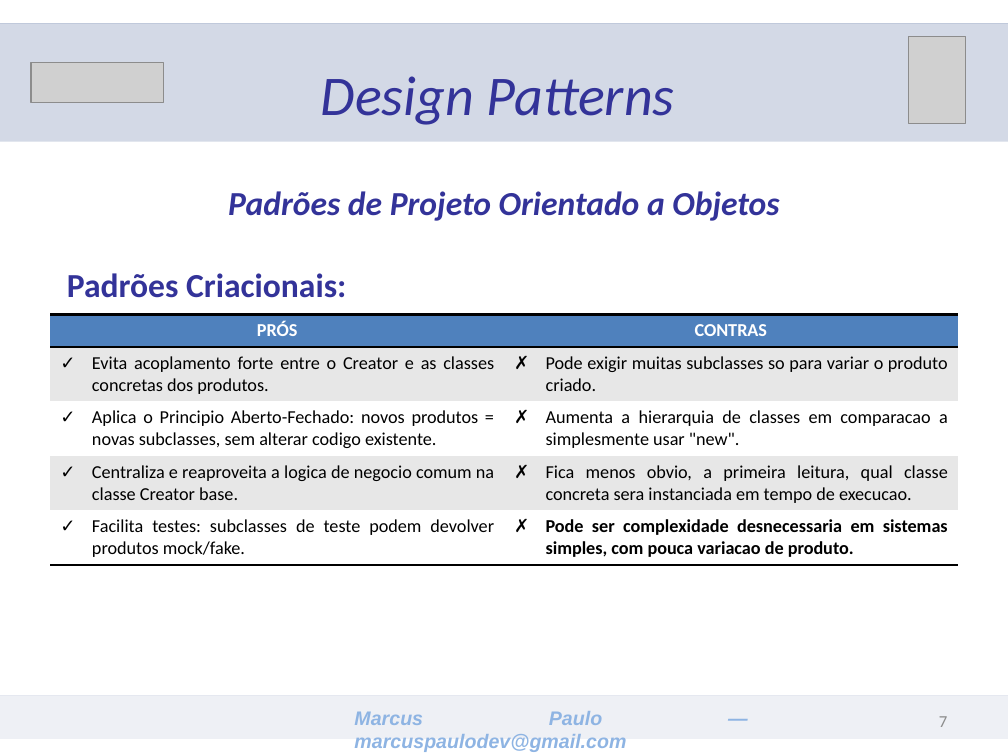
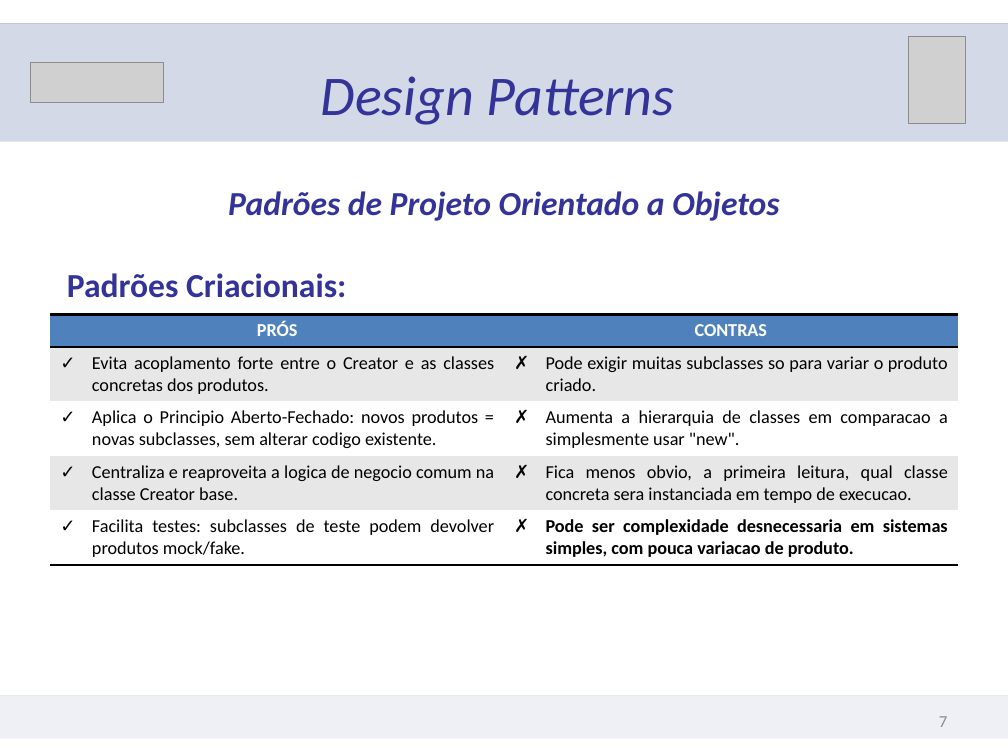
Before and after one commit to marcuspaulodev/lab_poo, a slide deck: slide 7 of factory-method/apresentacao/Factory_Method_-_Apresentacao.pptx. Drawn at 1008x756 pixels with LibreOffice and Linux fonts; fonts in the diff are those of the drawing; grey boxes stand for pictures. Boxes give left, top, right and bottom in pixels: in the first picture for what was removed or moved away, otherwise in the second. Text is boxed around its words. In the diff, an @@ line names an element or a change of style, - is before the commit and + after.

```diff
--- a/factory-method/apresentacao/Factory_Method_-_Apresentacao.pptx
+++ b/factory-method/apresentacao/Factory_Method_-_Apresentacao.pptx
@@ text removed at (354,711,626,752) @@
-Marcus Paulo — marcuspaulodev@gmail.com
```
Also in this commit, not shown: 6 other slides changed, 23 other files.
